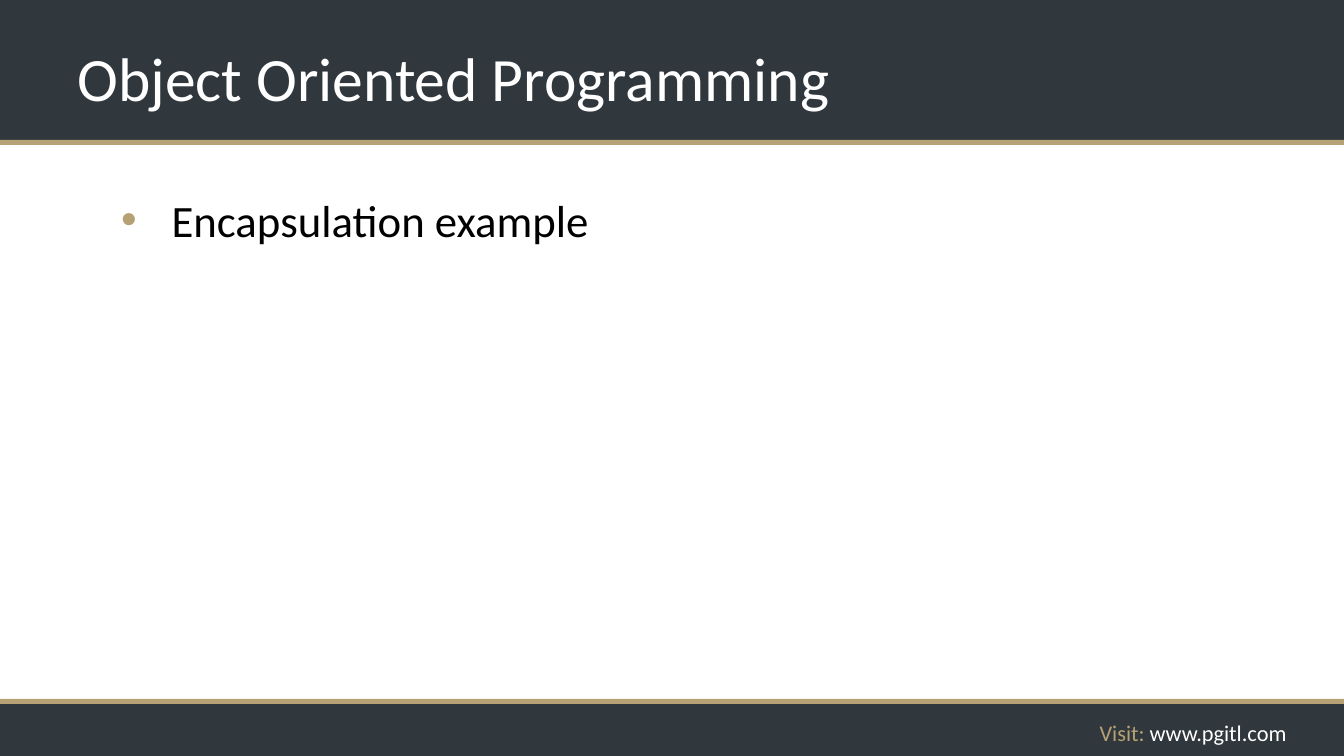
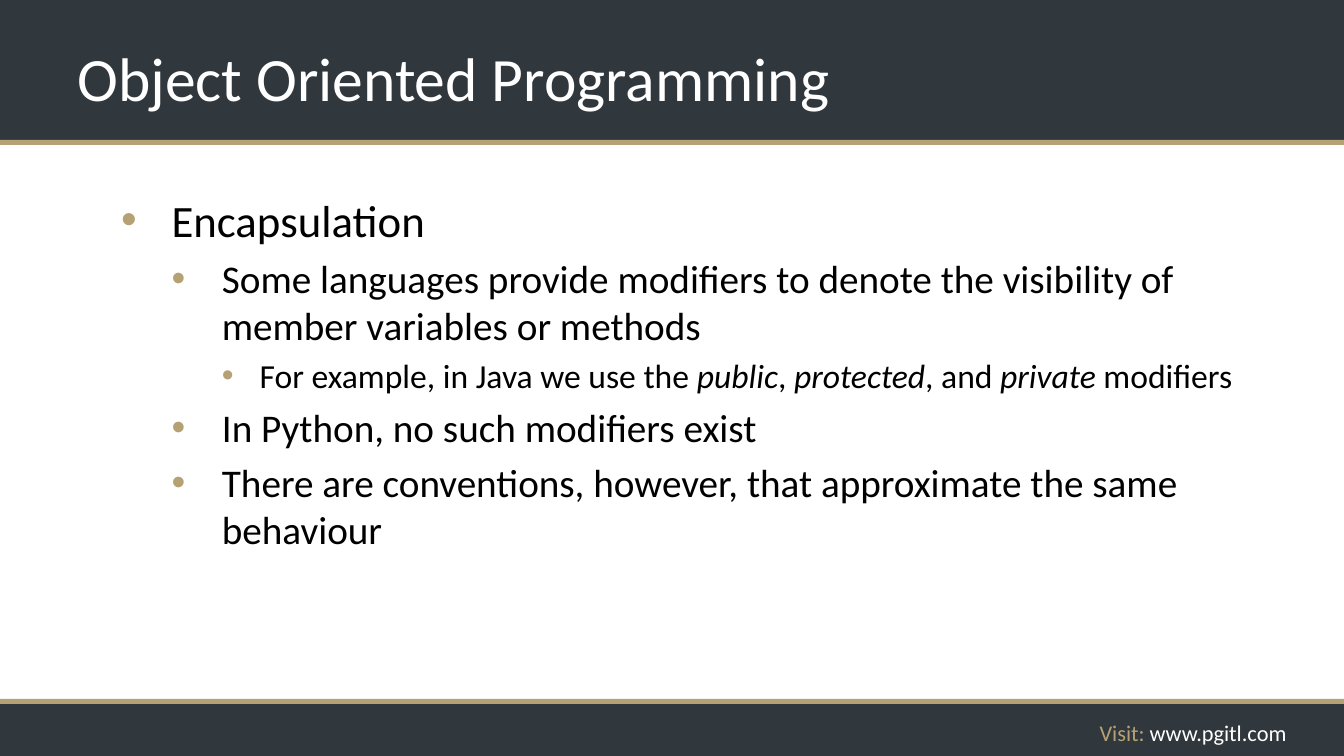
Before and after one commit to rikkouri/project-a, a slide deck: slide 205 of Programming Foundations.pptx. Drawn at 1344x756 pixels with LibreOffice and Linux fonts; fonts in the diff are those of the drawing; background and template pictures are left out. Boxes give left, top, right and bottom in pixels: in the first picture for what was removed or moved away, otherwise in the second. Text is boxed around its words. In the diff, an @@ line names an element or a change of style, - is before the commit and + after.

Commit message:
Encapsulation and Abstraction examples

```diff
--- a/Programming Foundations.pptx
+++ b/Programming Foundations.pptx
@@ text at <box>172,206,1232,545</box>: text changed; size 32 to 28 pt @@
-• Encapsulation example
+• Encapsulation
+  • Some languages provide modifiers to denote the visibility of member variables or methods
+    • For example, in Java we use the public, protected, and private modifiers
+  • In Python, no such modifiers exist
+  • There are conventions, however, that approximate the same behaviour
```
Also in this commit, not shown: 2 other slides changed, 3 slides added, 2 other files.
